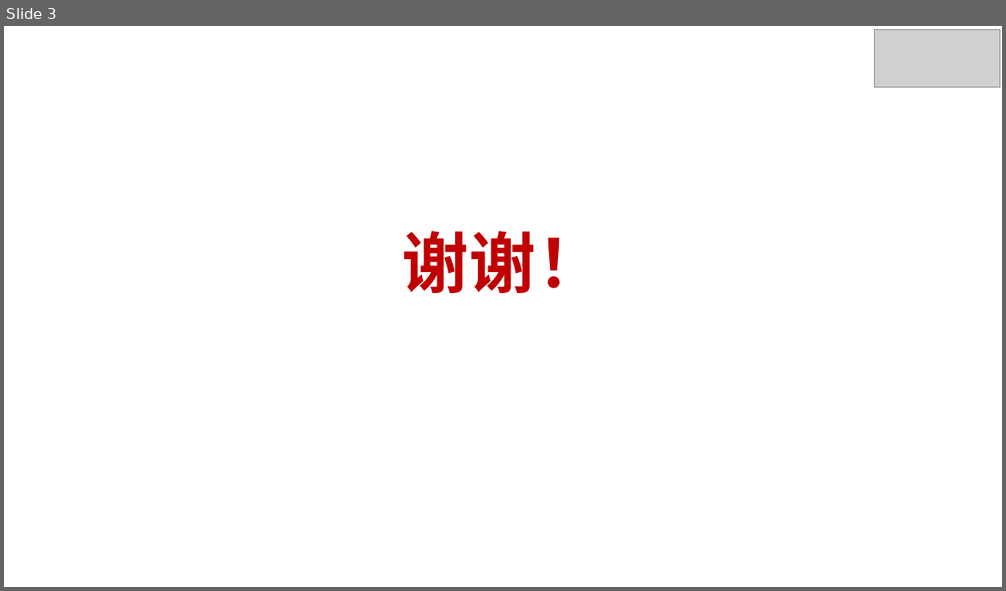
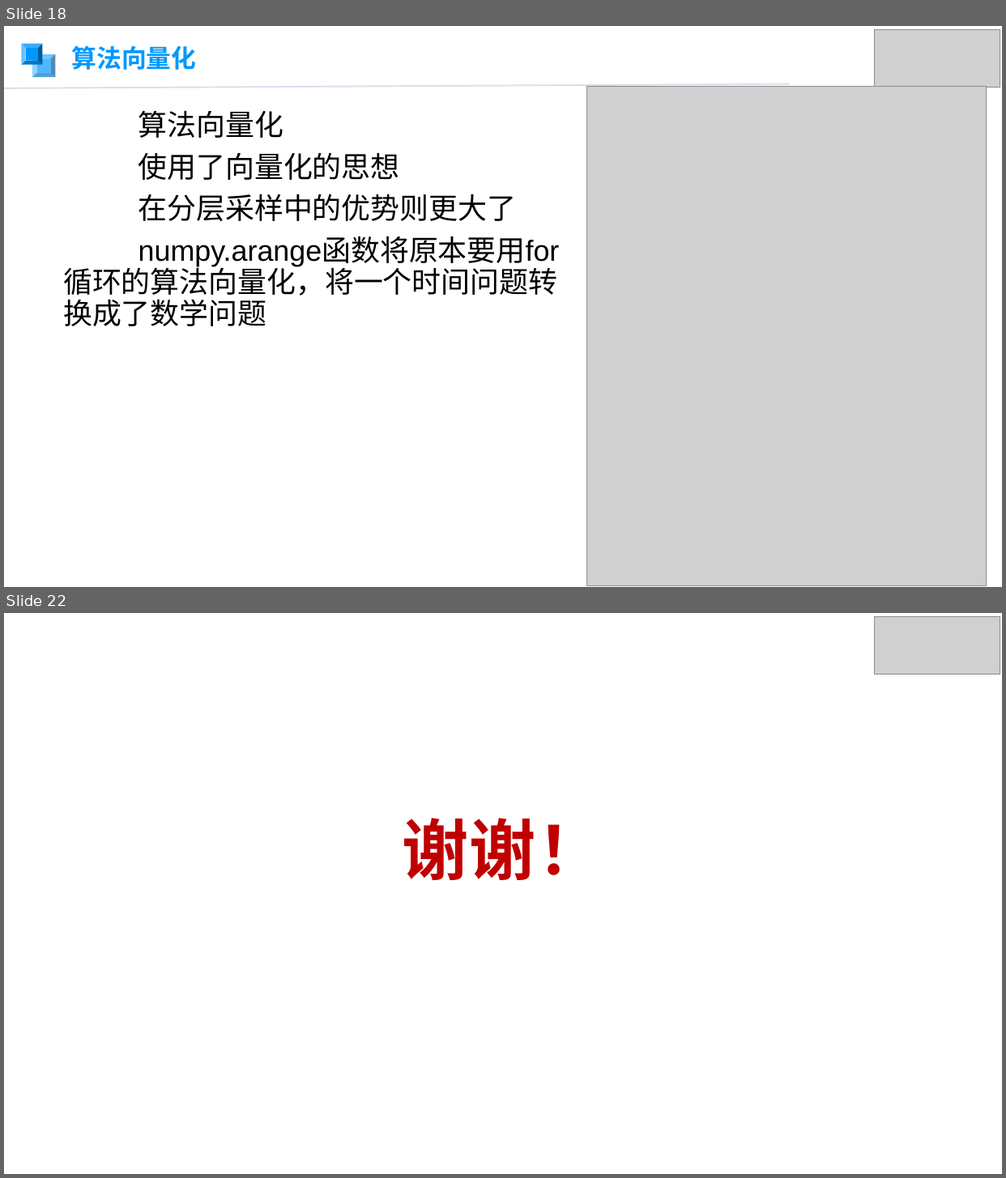
Before and after one commit to Hobr/monte-carlo-integration, a slide deck: ref/PPT.pptx. Shown one above the other, each under a label of ours: slide 3 before the commit, slides 18 and 22 after it; the slides between them are not shown. The pictures are 1006x591 and 1006x1178 pixels, drawn with LibreOffice and Linux fonts; fonts in the diff are those of the drawing; grey boxes stand for pictures; background and template pictures are left out. Boxes give left, top, right and bottom in pixels: in the first picture for what was removed or moved away, otherwise in the second. Text is boxed around its words. In the diff, an @@ line names an element or a change of style, - is before the commit and + after.

```diff
--- a/ref/PPT.pptx
+++ b/ref/PPT.pptx
@@ slide 18 added at box(4, 26, 1002, 587), background picture (left out) @@
@@ bevel added at box(21, 43, 42, 64), fill #0098FF @@
@@ text added at box(72, 45, 197, 70), 24 pt, text #0098FF, bold @@
+算法向量化
@@ picture added at box(874, 29, 999, 88) @@
@@ bevel added at box(32, 54, 56, 78), fill #0098FF at 70% opacity @@
@@ line added from (4, 88) to (790, 84), #B6C6DD 1.5 pt @@
@@ picture added at box(587, 86, 987, 586) @@
@@ text added at box(63, 110, 560, 327), 28 pt, text #000000 @@
+算法向量化
+使用了向量化的思想
+在分层采样中的优势则更大了
+numpy.arange函数将原本要用for循环的算法向量化，将一个时间问题转换成了数学问题
@@ what was slide 3 is now slide 22 @@
```
Also in this commit, not shown: 1 slide changed, 19 other slides added, 1 slide removed.
